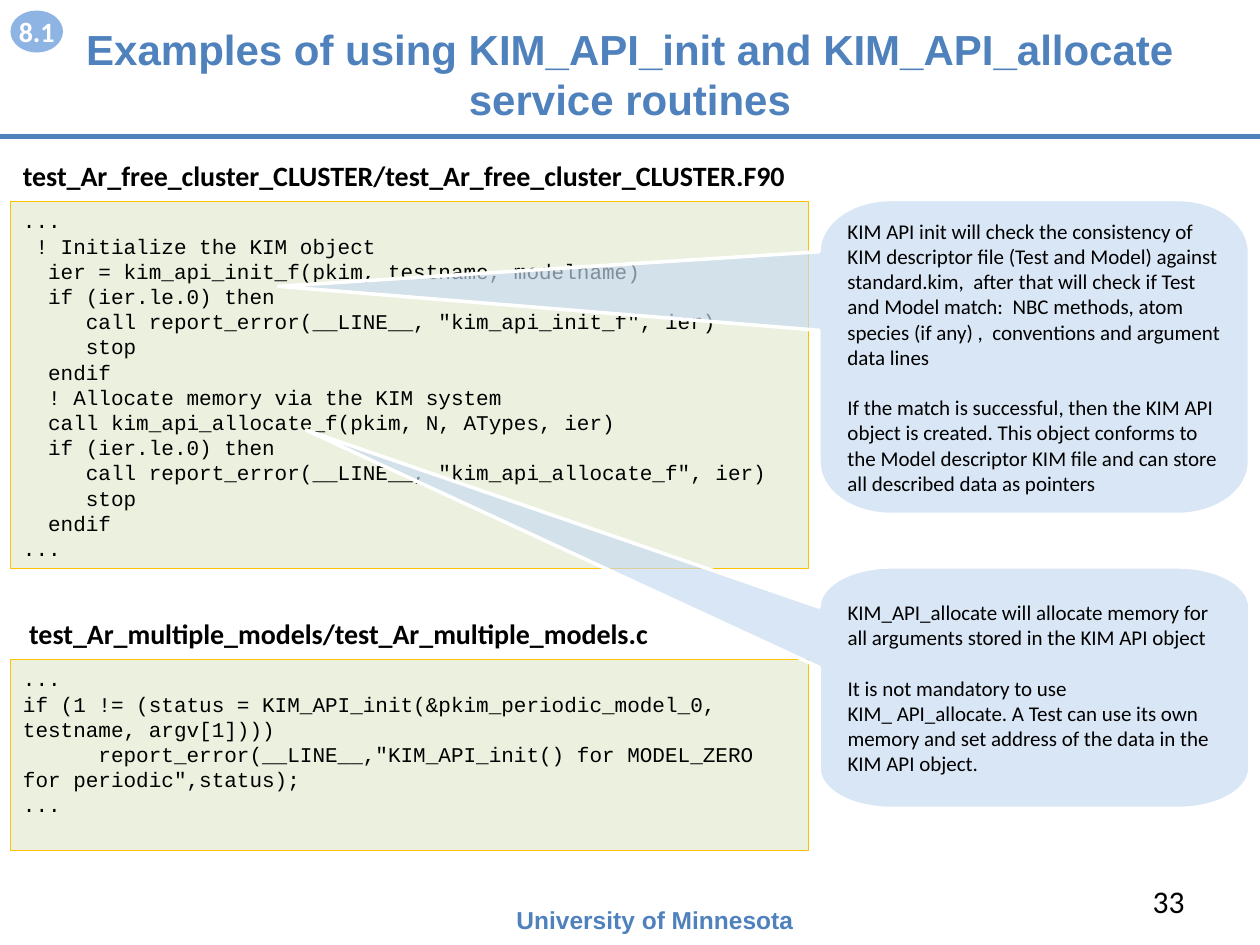
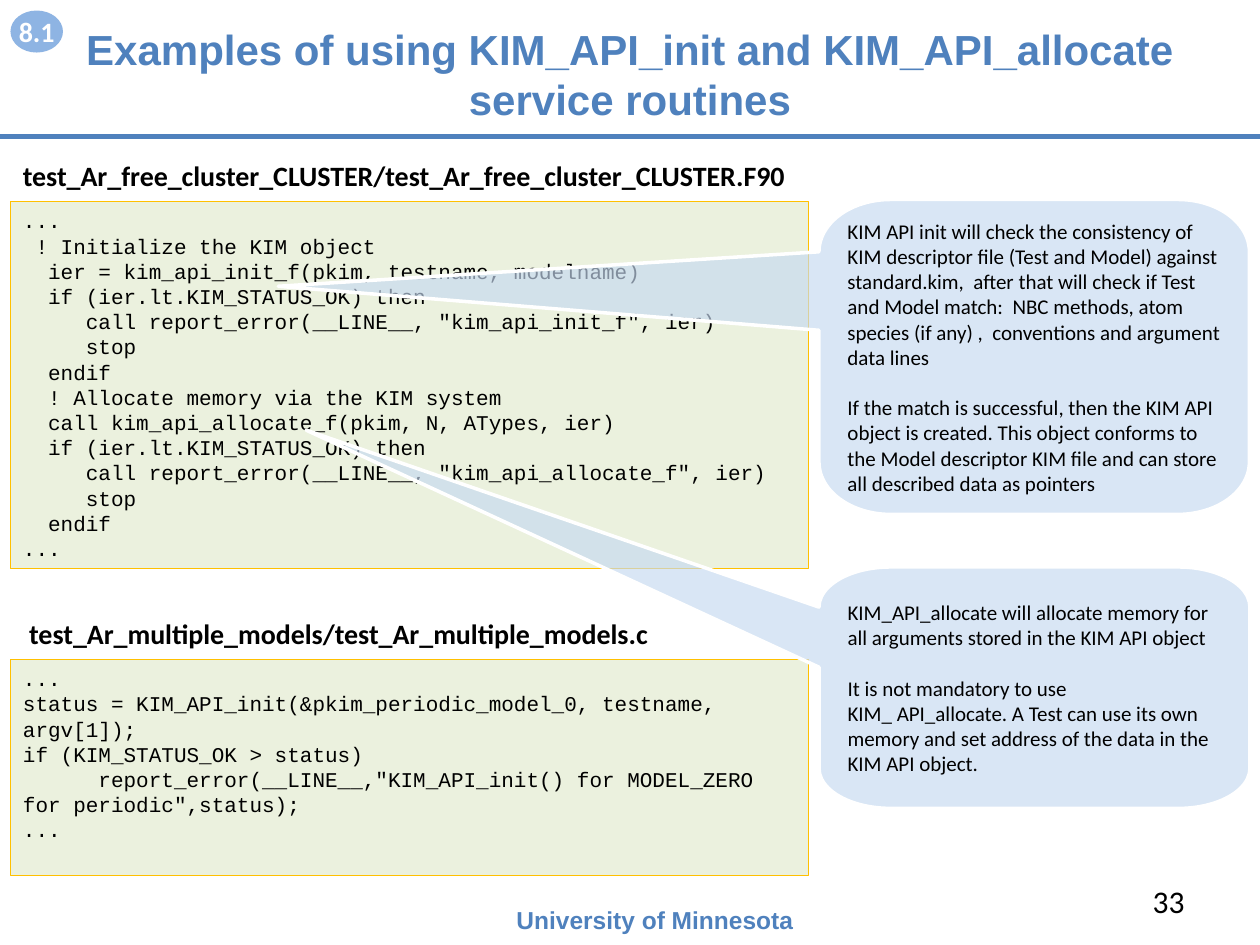
Before and after one commit to openkim/kim-api, a slide deck: slide 33 of DOCs/openkim-api-introduction.pptx. Drawn at 1260x945 pixels with LibreOffice and Linux fonts; fonts in the diff are those of the drawing. Boxes give left, top, right and bottom in pixels: in the first picture for what was removed or moved away, otherwise in the second. Text is boxed around its words. In the diff, an @@ line names an element or a change of style, - is before the commit and + after.

```diff
--- a/DOCs/openkim-api-introduction.pptx
+++ b/DOCs/openkim-api-introduction.pptx
@@ text in rectangle at (48, 289, 425, 309): text changed @@
-if (ier.le.0) then
+if (ier.lt.KIM_STATUS_OK) then
@@ text in rectangle at (48, 440, 425, 460): text changed @@
-if (ier.le.0) then
+if (ier.lt.KIM_STATUS_OK) then
@@ rectangle "...": place and size @@
-rectangle "..." at (10, 660, 808, 850)
+rectangle "..." at (10, 660, 808, 877)
@@ text in rectangle at (23, 697, 715, 767): text changed @@
-if (1 != (status = KIM_API_init(&pkim_periodic_model_0, testname, argv[1])))
+status = KIM_API_init(&pkim_periodic_model_0, testname, argv[1]);
+if (KIM_STATUS_OK > status)
```
Also in this commit, not shown: 7 other slides changed, 6 other files.
